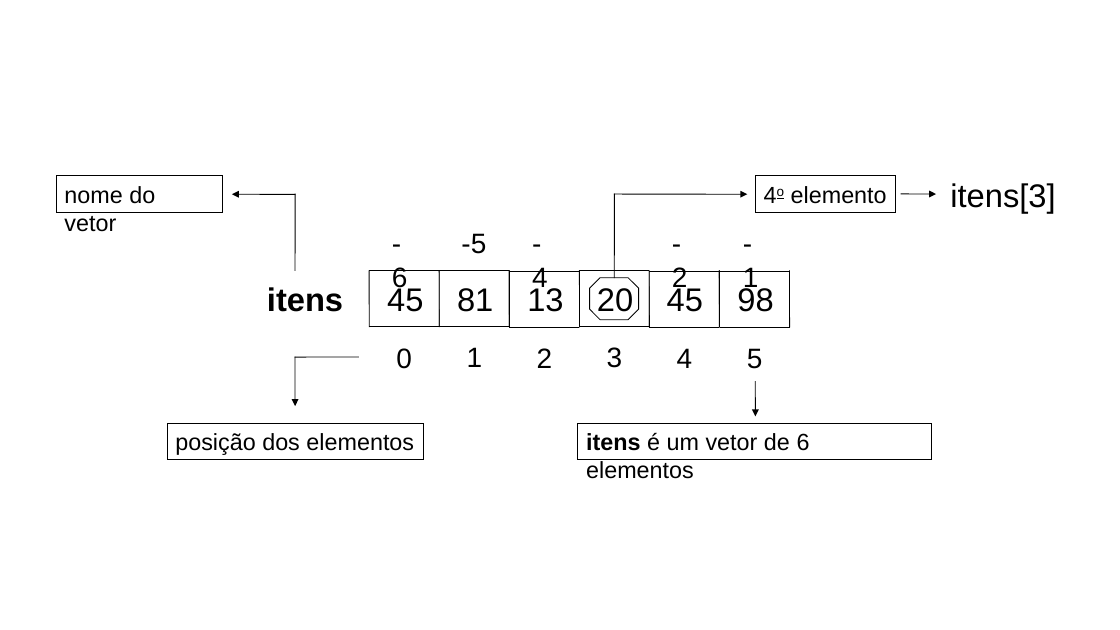
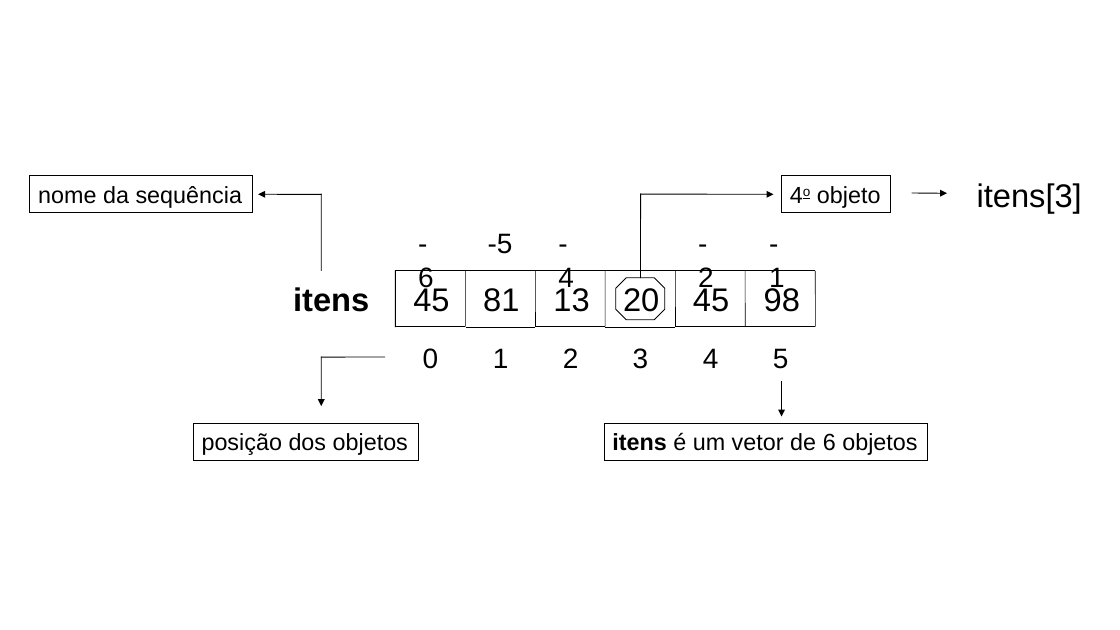
Before and after one commit to psloliveirajr/Introducao_a_Python3, a slide deck: slide 5 of img/imagens.pptx. Drawn at 1120x630 pixels with LibreOffice and Linux fonts; fonts in the diff are those of the drawing. Boxes give left, top, right and bottom in pixels: in the first picture for what was removed or moved away, otherwise in the second. Text is boxed around its words. In the diff, an @@ line names an element or a change of style, - is before the commit and + after.

```diff
--- a/img/imagens.pptx
+++ b/img/imagens.pptx
@@ rectangle "nome da sequência": place and size @@
-rectangle "nome da sequência" at (56,176,223,213)
+rectangle "nome da sequência" at (30,176,253,213)
@@ rectangle "4o objeto": place and size @@
-rectangle "4o objeto" at (755,176,895,213)
+rectangle "4o objeto" at (781,176,891,213)
@@ text in rectangle at (38,186,242,208): text changed @@
-nome do vetor
+nome da sequência
@@ text in rectangle at (817,186,881,208): text changed @@
-4o elemento
+4o objeto
@@ arrow moved from (902, 194) - (936, 194) to (912, 193) - (947, 193) @@
@@ line removed from (439, 271) to (439, 327) @@
@@ line removed from (509, 271) to (509, 327) @@
@@ line removed from (509, 271) to (510, 327) @@
@@ line removed from (580, 271) to (580, 327) @@
@@ line removed from (649, 271) to (649, 327) @@
@@ line removed from (719, 271) to (719, 327) @@
@@ line removed from (719, 271) to (720, 327) @@
@@ line removed from (790, 271) to (790, 327) @@
@@ 22 lines, 19 texts, 4 arrows, 1 octagon: place and size @@
-22 lines, 19 texts, 4 arrows, 1 octagon at (232,183,1055,417)
+22 lines, 19 texts, 4 arrows, 1 octagon at (258,183,1082,417)
@@ rectangle "posição dos objetos": place and size @@
-rectangle "posição dos objetos" at (167,423,423,460)
+rectangle "posição dos objetos" at (193,423,418,460)
@@ text in rectangle at (202,433,408,455): text changed @@
-posição dos elementos
+posição dos objetos
@@ rectangle "itens é um vetor de ...": place and size @@
-rectangle "itens é um vetor de ..." at (578,423,931,460)
+rectangle "itens é um vetor de ..." at (604,423,928,460)
@@ text in rectangle at (612,432,917,455): text changed @@
-itens é um vetor de 6 elementos
+itens é um vetor de 6 objetos
```
Also in this commit, not shown: 2 other slides changed, 4 other files.
